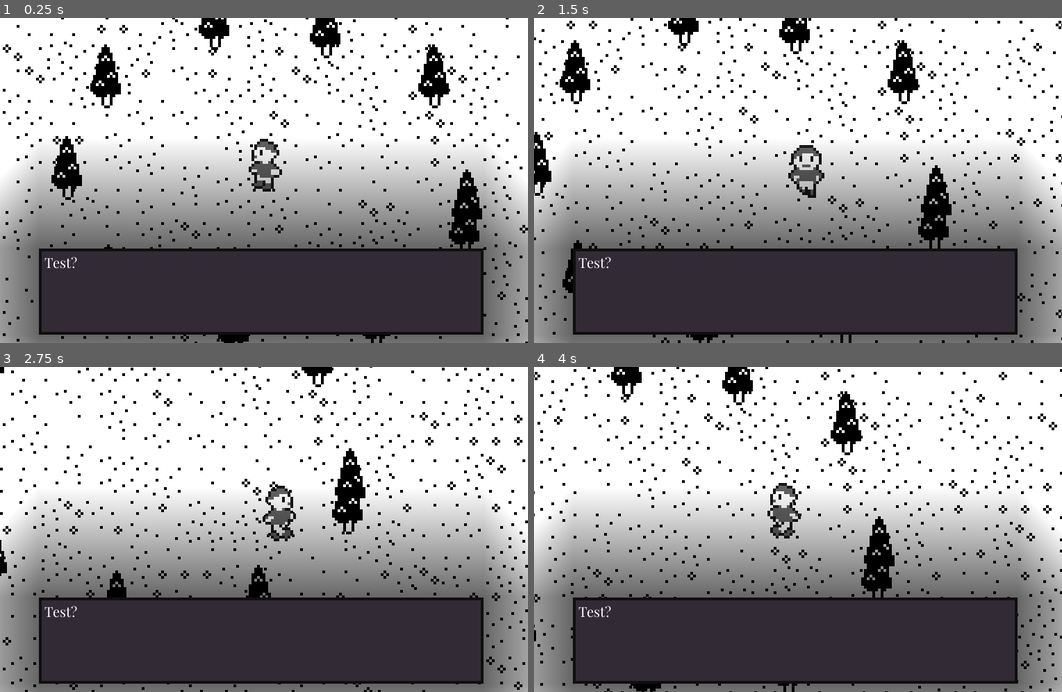
Above: before the commit, frames 1-4 (two rows, left to right).
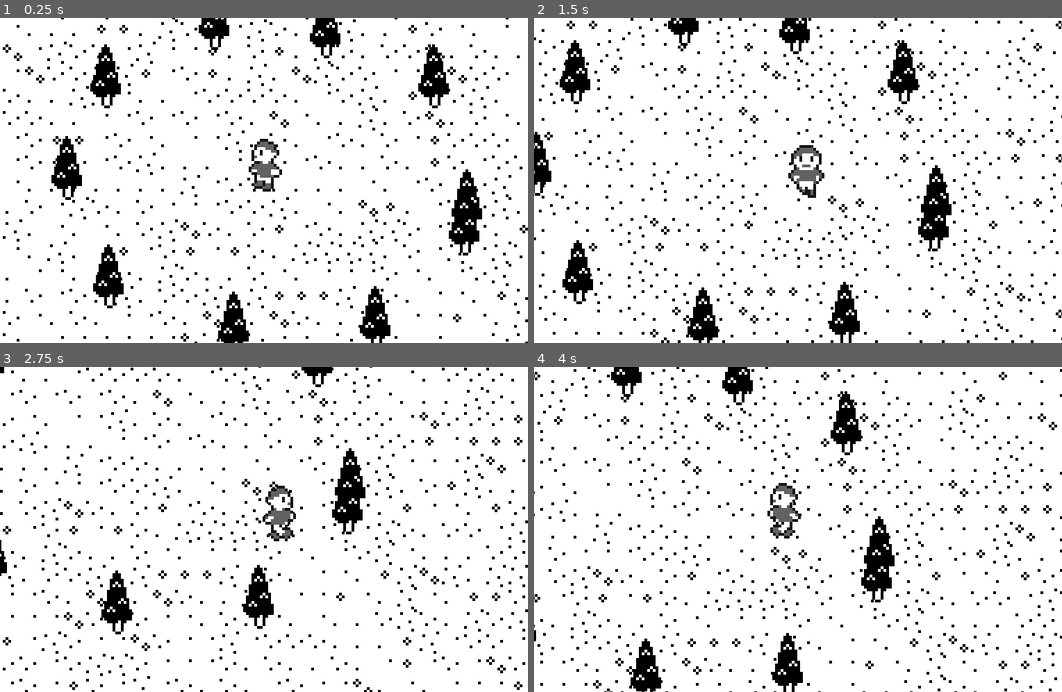
Above: after the commit, the same moments.

Repository: IdeallyGrey/theGreatGatsby-a-video-game
Game: Godot game, scene res://levels/World.tscn
Two runs of this game, one before a commit and one after it. Both use one fixed random seed, a clock stepped at 60 frames per second and the inputs below.
Inputs:
- Up to frame 1 (0.25 s): no input
- Up to frame 2 (1.5 s): tap Enter at 0.5 s; hold Right (ui_right) 0.53-1.28 s; hold Space (ui_accept) 0.53-1.28 s; hold Down (ui_down) from 1.28 s (still down); tap Space (ui_accept) at 1.35 s
- Up to frame 3 (2.75 s): tap Space (ui_accept) at 1.52, 1.82 s; release Down (ui_down) at 2.03 s; hold Right (ui_right) from 2.03 s (still down); hold Space (ui_accept) from 2.03 s (still down)
- Up to frame 4 (4 s): release Right (ui_right) at 2.78 s; release Space (ui_accept) at 2.78 s; hold Up (ui_up) 2.78-3.53 s; tap Space (ui_accept) at 2.85, 3.02, 3.32 s; hold Left (ui_left) from 3.53 s (still down); hold Space (ui_accept) from 3.53 s (still down)

The runs differ from the first frame. In frame 1, 53% of the frame differs, in the area x 0-100%, y 42-100%; in frame 2, 54%; in frame 3, 54%; in frame 4, 54%.

Commit message:
Basic interaction detection system

Diff:
--- a/godot/levels/World.tscn
+++ b/godot/levels/World.tscn
@@ -1,10 +1,11 @@
-[gd_scene load_steps=6 format=2]
+[gd_scene load_steps=7 format=2]
 
 [ext_resource path="res://world/TileMap.tscn" type="PackedScene" id=1]
 [ext_resource path="res://world/Pine.tscn" type="PackedScene" id=2]
 [ext_resource path="res://player/Player-Nick.tscn" type="PackedScene" id=3]
 [ext_resource path="res://PlayerCamera.tscn" type="PackedScene" id=4]
 [ext_resource path="res://world/Dialog.tscn" type="PackedScene" id=5]
+[ext_resource path="res://world/Interaction.tscn" type="PackedScene" id=6]
 
 [node name="World" type="Node2D"]
 __meta__ = {
@@ -13,10 +14,14 @@
 
 [node name="CanvasLayer" type="CanvasLayer" parent="."]
 
-[node name="Dialog" parent="CanvasLayer" instance=ExtResource( 5 )]
+[node name="DialogBox" parent="CanvasLayer" instance=ExtResource( 5 )]
+visible = false
+__meta__ = {
+"_editor_description_": ""
+}
 
-[node name="RichTextLabel" parent="CanvasLayer/Dialog" index="0"]
-text = "Test?"
+[node name="RichTextLabel" parent="CanvasLayer/DialogBox" index="0"]
+text = ""
 
 [node name="TileMap" parent="." instance=ExtResource( 1 )]
 tile_data = PoolIntArray( -393225, 6, 4, -393224, 6, 3, -393223, 6, 3, -393222, 6, 1, -393221, 6, 5, -393220, 6, 2, -39 …(15353 unchanged characters)…
@@ -31,6 +36,11 @@
 
 [node name="YSort" type="YSort" parent="YSort"]
 
+[node name="Pine" parent="YSort/YSort" instance=ExtResource( 2 )]
+position = Vector2( 38, 27 )
+
+[node name="Interaction" parent="YSort/YSort/Pine" instance=ExtResource( 6 )]
+
 [node name="Pine9" parent="YSort/YSort" instance=ExtResource( 2 )]
 position = Vector2( 84, 116 )
 
@@ -39,9 +49,6 @@
 
 [node name="Pine8" parent="YSort/YSort" instance=ExtResource( 2 )]
 position = Vector2( 24, 60 )
-
-[node name="Pine" parent="YSort/YSort" instance=ExtResource( 2 )]
-position = Vector2( 38, 27 )
 
 [node name="Pine2" parent="YSort/YSort" instance=ExtResource( 2 )]
 position = Vector2( 77, 6 )
@@ -69,5 +76,5 @@
 [node name="BottomRight" parent="PlayerCamera/Limits" index="1"]
 position = Vector2( 264, 152 )
 
-[editable path="CanvasLayer/Dialog"]
+[editable path="CanvasLayer/DialogBox"]
 [editable path="PlayerCamera"]
--- a/godot/player/Player-Nick.tscn
+++ b/godot/player/Player-Nick.tscn
@@ -1,7 +1,8 @@
-[gd_scene load_steps=27 format=2]
+[gd_scene load_steps=28 format=2]
 
 [ext_resource path="res://player/Player-Nick.gd" type="Script" id=1]
 [ext_resource path="res://assets/sprites/character.png" type="Texture" id=2]
+[ext_resource path="res://world/Reach.tscn" type="PackedScene" id=3]
 
 [sub_resource type="CapsuleShape2D" id=1]
 radius = 4.0
@@ -354,3 +355,5 @@
 parameters/playback = SubResource( 17 )
 parameters/Idle/blend_position = Vector2( 0, 0 )
 parameters/Walk/blend_position = Vector2( 0, 0 )
+
+[node name="Reach" parent="." instance=ExtResource( 3 )]
--- /dev/null
+++ b/godot/world/Interaction.gd
@@ -0,0 +1,20 @@
+extends Area2D
+
+var touchingAreas
+var interacting = false
+
+func _ready():
+	pass # Replace with function body.
+
+
+
+func _process(_delta):
+	touchingAreas = get_overlapping_areas()
+	if touchingAreas:
+		if not interacting:
+			if Input.get_action_strength("ui_accept"):
+				print("Interacted!")
+				interacting = true
+		else:
+			if not Input.get_action_strength("ui_accept"):
+				interacting = false
--- /dev/null
+++ b/godot/world/Interaction.tscn
@@ -0,0 +1,13 @@
+[gd_scene load_steps=3 format=2]
+
+[ext_resource path="res://world/Interaction.gd" type="Script" id=1]
+
+[sub_resource type="CapsuleShape2D" id=1]
+radius = 6.0
+height = 0.0
+
+[node name="Interaction" type="Area2D"]
+script = ExtResource( 1 )
+
+[node name="CollisionShape2D" type="CollisionShape2D" parent="."]
+shape = SubResource( 1 )
--- /dev/null
+++ b/godot/world/Reach.tscn
@@ -0,0 +1,10 @@
+[gd_scene load_steps=2 format=2]
+
+[sub_resource type="CapsuleShape2D" id=25]
+radius = 7.0
+height = 0.0
+
+[node name="Reach" type="Area2D"]
+
+[node name="CollisionShape2D" type="CollisionShape2D" parent="."]
+shape = SubResource( 25 )
